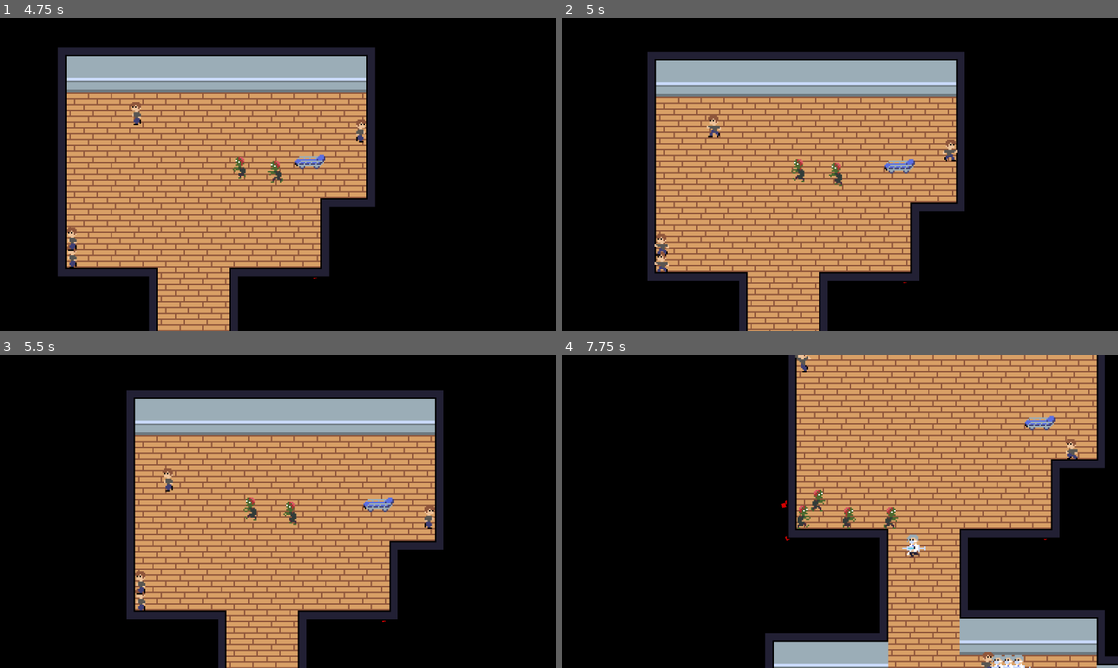
Above: before the commit, frames 1-4 (two rows, left to right).
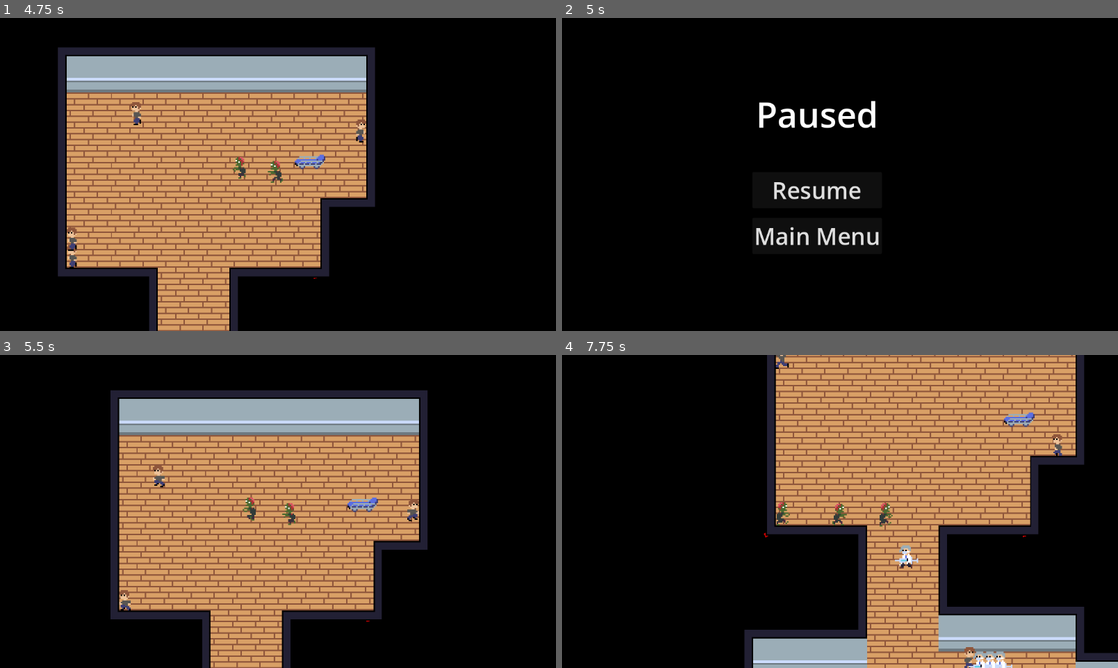
Above: after the commit, the same moments.

Repository: lucasericsson222/gmtk2024
Game: Godot game, scene res://scenes/menu.tscn
Two runs of this game, one before a commit and one after it. Both use one fixed random seed, a clock stepped at 60 frames per second and the inputs below.
Inputs (mouse positions are in pixels of both pictures, inside the frame that each line leads up to):
- Up to frame 1 (4.75 s): click "Play" at 0.5 s; tap Enter at 1.25 s; hold Right (right) 1.28-2.03 s; hold Down (down) 2.03-2.78 s; hold Right (right) 2.78-3.53 s; hold Up (up) 3.53-4.28 s; hold Left (left) from 4.28 s (still down)
- Up to frame 2 (5 s): keep holding Left (left); tap Escape (pause, bound only after the commit) at 4.9 s
- Up to frame 3 (5.5 s): release Left (left) at 5 s; click (255, 527) at 5 s, where only the run after the commit has a clickable "Resume"
- Up to frame 4 (7.75 s): hold Left (left) 5.78-6.53 s; hold Down (down) 6.53-7.28 s; hold Right (right) from 7.28 s (still down)

Frame 1 is identical in both runs. In frame 2, 42% of the frame differs, in the area x 15-73%, y 10-100%; in frame 3, 11%; in frame 4, 33%.

Commit message:
Pause menu

Diff:
--- a/project.godot
+++ b/project.godot
@@ -49,6 +49,11 @@
 , Object(InputEventKey,"resource_local_to_scene":false,"resource_name":"","device":-1,"window_id":0,"alt_pressed":false …(183 unchanged characters)…
 ]
 }
+pause={
+"deadzone": 0.5,
+"events": [Object(InputEventKey,"resource_local_to_scene":false,"resource_name":"","device":-1,"window_id":0,"alt_pressed":false,"shift_pressed":false,"ctrl_pressed":false,"meta_pressed":false,"pressed":false,"keycode":0,"physical_keycode":4194305,"key_label":0,"unicode":0,"location":0,"echo":false,"script":null)
+]
+}
 
 [layer_names]
 
--- a/scenes/menu.tscn
+++ b/scenes/menu.tscn
@@ -1,8 +1,7 @@
-[gd_scene load_steps=4 format=3 uid="uid://7kr054qgsrm6"]
+[gd_scene load_steps=3 format=3 uid="uid://7kr054qgsrm6"]
 
 [ext_resource type="Script" path="res://scripts/menu.gd" id="1_q0dbo"]
 [ext_resource type="SystemFont" uid="uid://dwbh23465p0o5" path="res://assets/menu_font.tres" id="2_lvl41"]
-[ext_resource type="AudioStream" uid="uid://dh7a66tet6mc4" path="res://audio/menuSelect.wav" id="3_q1jdu"]
 
 [node name="Menu" type="Control"]
 layout_mode = 3
@@ -54,9 +53,6 @@
 theme_override_font_sizes/font_size = 48
 text = "Credits"
 
-[node name="ButtonPress" type="AudioStreamPlayer2D" parent="."]
-stream = ExtResource("3_q1jdu")
-
 [connection signal="pressed" from="MarginContainer/VBoxContainer/Play" to="." method="_on_play_pressed"]
 [connection signal="pressed" from="MarginContainer/VBoxContainer/Options" to="." method="_on_options_pressed"]
 [connection signal="pressed" from="MarginContainer/VBoxContainer/Credits" to="." method="_on_credits_pressed"]
--- /dev/null
+++ b/scenes/pause_menu.tscn
@@ -0,0 +1,66 @@
+[gd_scene load_steps=3 format=3 uid="uid://b5aojrrsh38gw"]
+
+[ext_resource type="Script" path="res://scripts/pause_menu.gd" id="1_3dvkx"]
+[ext_resource type="SystemFont" uid="uid://dwbh23465p0o5" path="res://assets/menu_font.tres" id="2_2viqt"]
+
+[node name="PauseMenu" type="Control"]
+layout_mode = 3
+anchors_preset = 15
+anchor_right = 1.0
+anchor_bottom = 1.0
+grow_horizontal = 2
+grow_vertical = 2
+script = ExtResource("1_3dvkx")
+
+[node name="ColorRect" type="ColorRect" parent="."]
+layout_mode = 0
+offset_left = -999.0
+offset_top = -523.0
+offset_right = 1155.0
+offset_bottom = 720.0
+color = Color(0, 0, 0, 1)
+
+[node name="MarginContainer" type="MarginContainer" parent="."]
+layout_mode = 1
+anchors_preset = 15
+anchor_right = 1.0
+anchor_bottom = 1.0
+grow_horizontal = 2
+grow_vertical = 2
+theme_override_constants/margin_left = 12
+theme_override_constants/margin_top = 12
+theme_override_constants/margin_right = 12
+theme_override_constants/margin_bottom = 12
+
+[node name="VBoxContainer" type="VBoxContainer" parent="MarginContainer"]
+layout_mode = 2
+size_flags_horizontal = 4
+size_flags_vertical = 4
+theme_override_constants/separation = 20
+
+[node name="Label" type="Label" parent="MarginContainer/VBoxContainer"]
+layout_mode = 2
+theme_override_fonts/font = ExtResource("2_2viqt")
+theme_override_font_sizes/font_size = 72
+text = "Paused"
+horizontal_alignment = 1
+
+[node name="Separator" type="Control" parent="MarginContainer/VBoxContainer"]
+custom_minimum_size = Vector2(0, 30)
+layout_mode = 2
+
+[node name="Resume" type="Button" parent="MarginContainer/VBoxContainer"]
+custom_minimum_size = Vector2(250, 0)
+layout_mode = 2
+theme_override_fonts/font = ExtResource("2_2viqt")
+theme_override_font_sizes/font_size = 48
+text = "Resume"
+
+[node name="MainMenu" type="Button" parent="MarginContainer/VBoxContainer"]
+layout_mode = 2
+theme_override_fonts/font = ExtResource("2_2viqt")
+theme_override_font_sizes/font_size = 48
+text = "Main Menu"
+
+[connection signal="pressed" from="MarginContainer/VBoxContainer/Resume" to="." method="_on_resume_pressed"]
+[connection signal="pressed" from="MarginContainer/VBoxContainer/MainMenu" to="." method="_on_main_menu_pressed"]
--- a/scenes/world.tscn
+++ b/scenes/world.tscn
@@ -1,13 +1,31 @@
-[gd_scene load_steps=7 format=4 uid="uid://hvtbqk1dupo3"]
+[gd_scene load_steps=9 format=4 uid="uid://hvtbqk1dupo3"]
 
 [ext_resource type="PackedScene" uid="uid://ddeaamttq2dme" path="res://scenes/Tileset.tscn" id="1_ksctk"]
 [ext_resource type="PackedScene" uid="uid://c8ww8kehtsk8e" path="res://scenes/zombie.tscn" id="1_orncy"]
+[ext_resource type="Script" path="res://scripts/world.gd" id="1_ou587"]
 [ext_resource type="Script" path="res://scripts/camera.gd" id="1_prdg6"]
 [ext_resource type="PackedScene" uid="uid://dec5kppe387bb" path="res://scenes/human.tscn" id="2_k3rs3"]
+[ext_resource type="PackedScene" uid="uid://b5aojrrsh38gw" path="res://scenes/pause_menu.tscn" id="3_ce2in"]
 [ext_resource type="PackedScene" uid="uid://cg2s7hhb4i8cu" path="res://scenes/doctor.tscn" id="5_pa1nn"]
 [ext_resource type="PackedScene" uid="uid://cfh2kb2jt70x2" path="res://scenes/bed.tscn" id="6_o6lhs"]
 
 [node name="World" type="Node2D"]
+script = ExtResource("1_ou587")
+
+[node name="Camera" type="Camera2D" parent="."]
+zoom = Vector2(3, 3)
+position_smoothing_enabled = true
+script = ExtResource("1_prdg6")
+
+[node name="PauseMenu" parent="Camera" instance=ExtResource("3_ce2in")]
+visible = false
+z_index = 10
+anchors_preset = 0
+anchor_right = 0.0
+anchor_bottom = 0.0
+grow_horizontal = 1
+grow_vertical = 1
+scale = Vector2(0.333, 0.333)
 
 [node name="Tileset" parent="." instance=ExtResource("1_ksctk")]
 z_index = 0
@@ -29,11 +47,6 @@
 
 [node name="Human4" parent="." instance=ExtResource("2_k3rs3")]
 position = Vector2(139, 292)
-
-[node name="Camera" type="Camera2D" parent="."]
-zoom = Vector2(3, 3)
-position_smoothing_enabled = true
-script = ExtResource("1_prdg6")
 
 [node name="Human6" parent="." instance=ExtResource("2_k3rs3")]
 position = Vector2(447, 292)
--- /dev/null
+++ b/scripts/pause_menu.gd
@@ -0,0 +1,11 @@
+extends Control
+
+@onready var main = $"../../"
+
+func _on_resume_pressed() -> void:
+	main.pauseMenu()
+
+
+func _on_main_menu_pressed() -> void:
+	Engine.time_scale = 1
+	get_tree().change_scene_to_file("res://scenes/menu.tscn")
--- /dev/null
+++ b/scripts/world.gd
@@ -0,0 +1,20 @@
+extends Node2D
+
+var paused = false
+@onready var pause_menu: Control = $Camera/PauseMenu
+
+
+# Called every frame. 'delta' is the elapsed time since the previous frame.
+func _process(_delta: float) -> void:
+	if Input.is_action_just_pressed("pause"):
+		pauseMenu()
+
+func pauseMenu():
+	paused = !paused
+
+	if paused:
+		pause_menu.show()
+		Engine.time_scale = 0
+	else:
+		pause_menu.hide()
+		Engine.time_scale = 1
